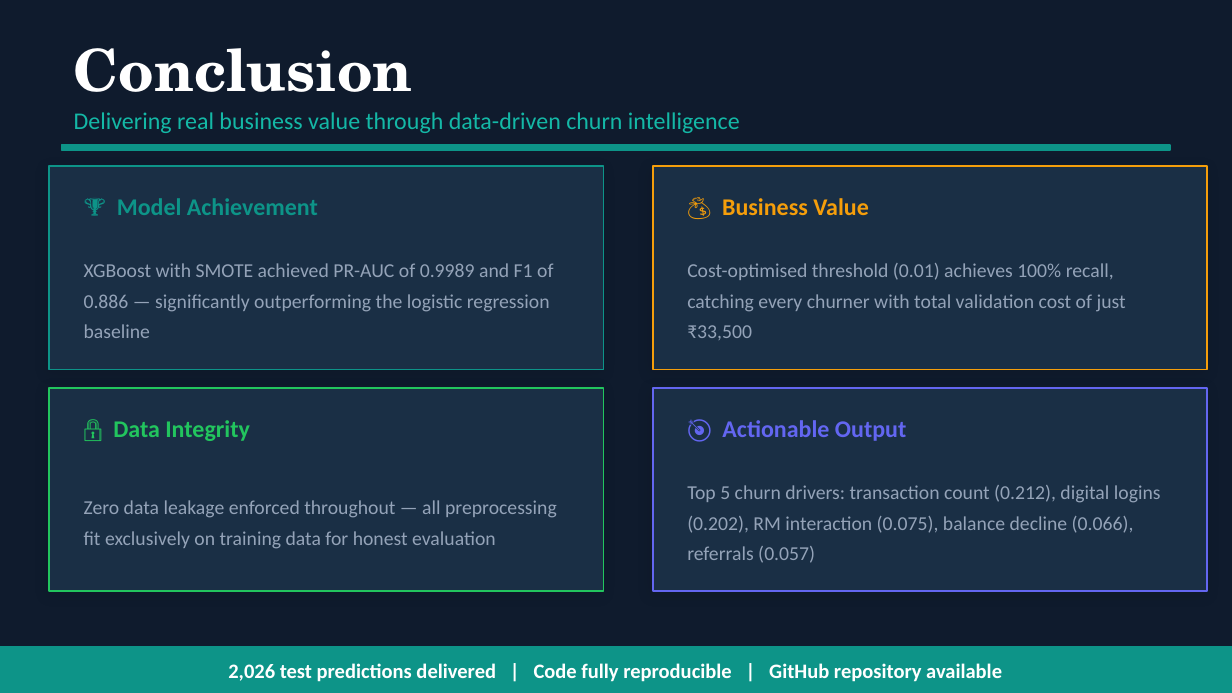
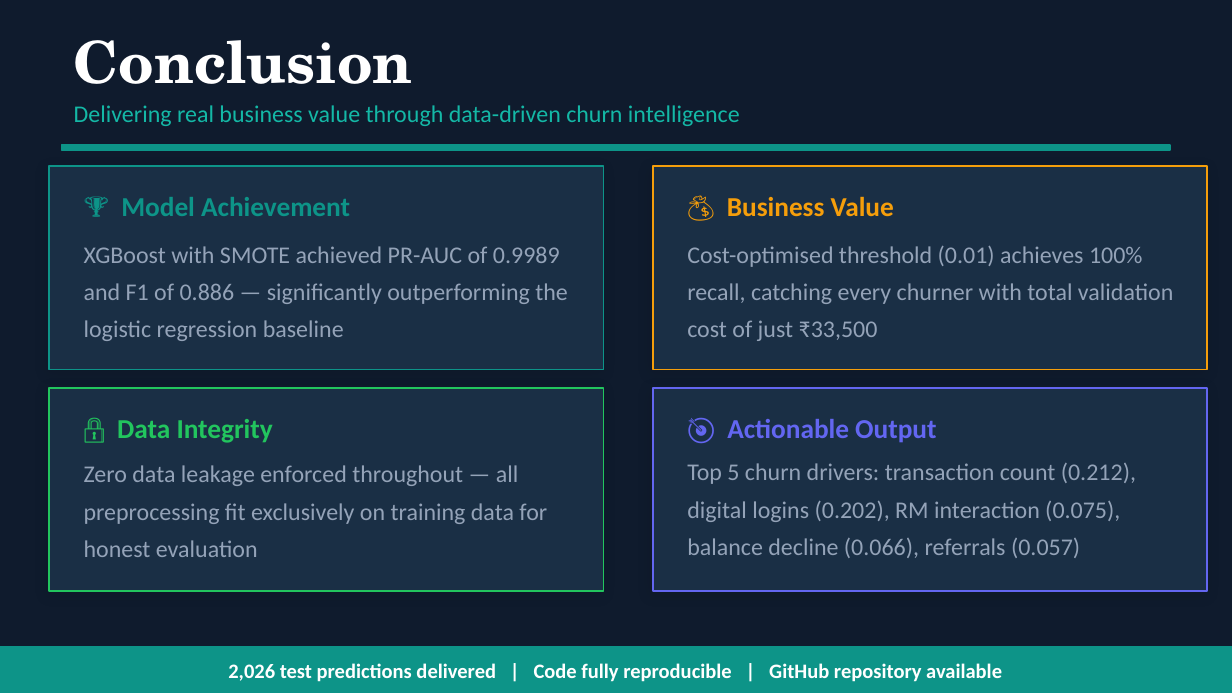
Before and after one commit to Atasii/churnzero26-banking-churn, a slide deck: slide 11 of ChurnZero_atasikolexi05_presentation.pptx. Drawn at 1232x693 pixels with LibreOffice and Linux fonts; fonts in the diff are those of the drawing. Boxes give left, top, right and bottom in pixels: in the first picture for what was removed or moved away, otherwise in the second. Text is boxed around its words. In the diff, an @@ line names an element or a change of style, - is before the commit and + after.

```diff
--- a/ChurnZero_atasikolexi05_presentation.pptx
+++ b/ChurnZero_atasikolexi05_presentation.pptx
@@ text "Conclusion": place and size @@
-text "Conclusion" at (74, 48, 413, 92)
+text "Conclusion" at (74, 40, 413, 84)
@@ text "Delivering real business value through ...": place and size @@
-text "Delivering real business value through ..." at (74, 112, 740, 133)
+text "Delivering real business value through ..." at (74, 105, 740, 126)
@@ size 14 to 16 pt in 4 elements at (121, 197, 350, 216), (727, 196, 894, 216), (117, 419, 273, 443), (727, 419, 936, 443) @@
@@ 3 texts: place and size @@
-3 texts at (84, 263, 1126, 549)
+3 texts at (84, 246, 1173, 557)
@@ size 11.5 to 14 pt in 4 elements at (84, 246, 568, 341), (687, 246, 1173, 341), (84, 465, 547, 557), (687, 463, 1136, 558) @@
@@ text "Top 5 churn drivers: transaction ...": place and size @@
-text "Top 5 churn drivers: transaction ..." at (687, 485, 1161, 563)
+text "Top 5 churn drivers: transaction ..." at (687, 463, 1136, 558)
```
Also in this commit, not shown: 11 other slides changed, 1 other file.
